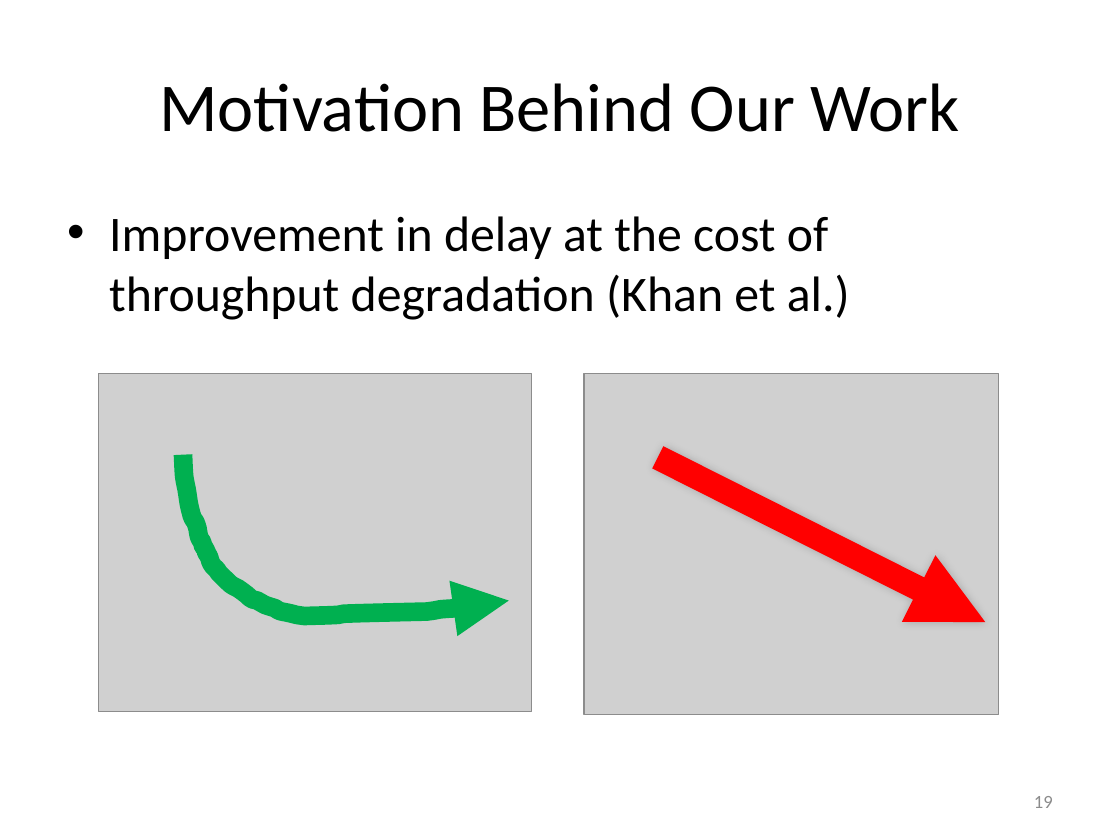
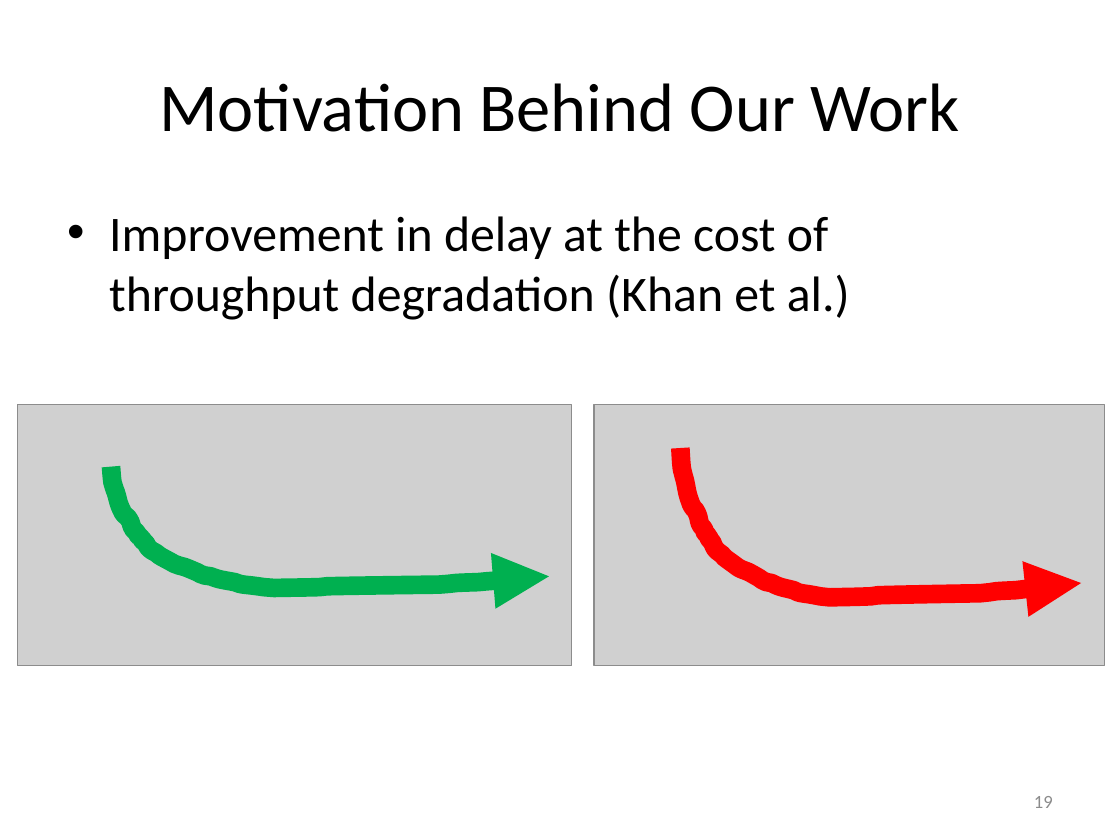
Before and after one commit to takhandipu/MSThesisPresentation, a slide deck: slide 19 of draft.pptx. Drawn at 1120x840 pixels with LibreOffice and Linux fonts; fonts in the diff are those of the drawing; grey boxes stand for pictures. Boxes give left, top, right and bottom in pixels: in the first picture for what was removed or moved away, otherwise in the second. Text is boxed around its words. In the diff, an @@ line names an element or a change of style, - is before the commit and + after.

```diff
--- a/draft.pptx
+++ b/draft.pptx
@@ picture: place and size @@
-picture at bbox=[99, 373, 532, 711]
+picture at bbox=[18, 404, 572, 665]
@@ picture: place and size @@
-picture at bbox=[584, 373, 998, 715]
+picture at bbox=[594, 404, 1104, 665]
@@ freeform shape added at bbox=[680, 448, 1081, 597], outline #FF0000 12 pt @@
@@ freeform shape: place and size @@
-freeform shape at bbox=[183, 455, 508, 616]
+freeform shape at bbox=[111, 467, 550, 588]
@@ arrow removed from (657, 457) to (986, 622) @@
```
Also in this commit, not shown: 5 other slides changed, 1 slide removed, 3 other files.
